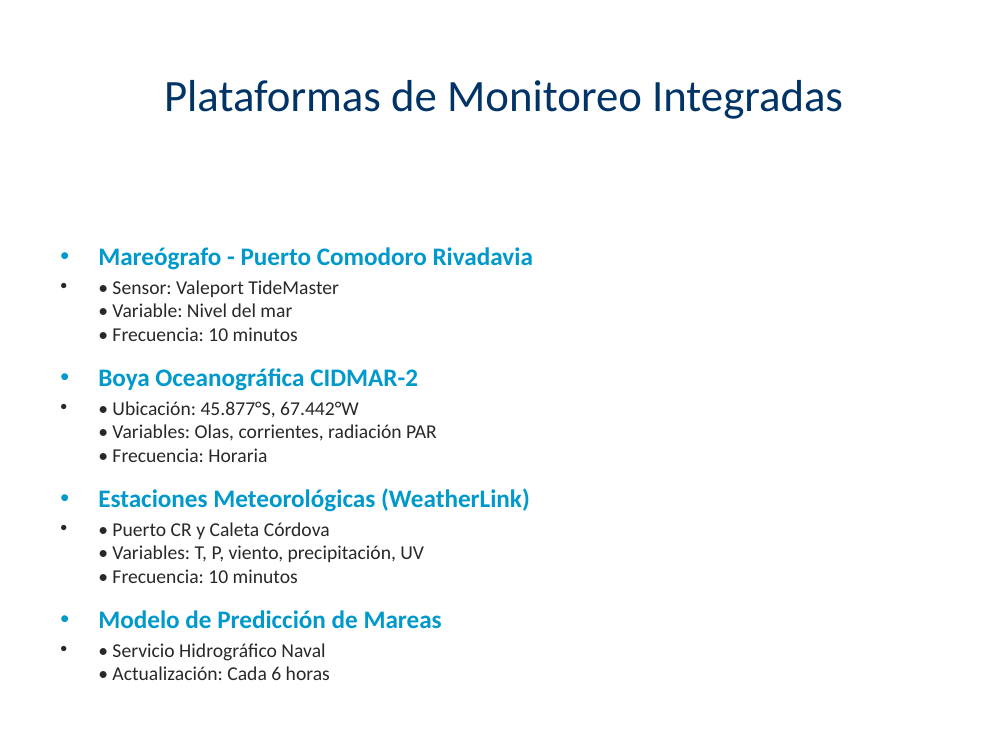
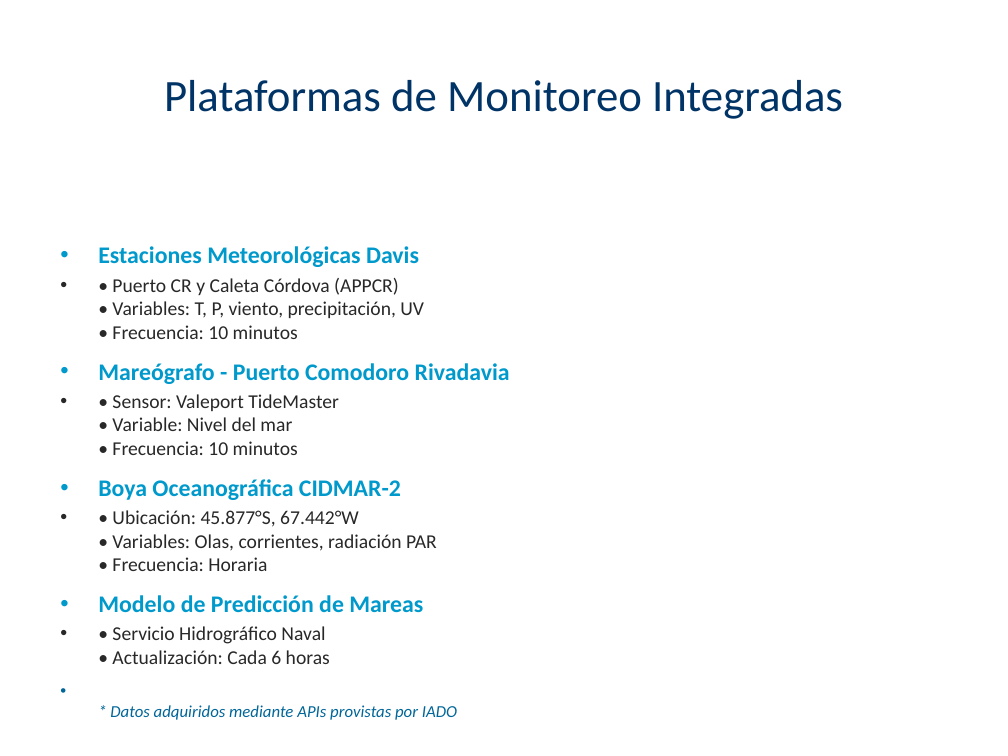
Before and after one commit to pablo27207/services, a slide deck: slide 6 of Presentacion_OOGSJ_XIIJNCM.pptx (slide 5 before the commit). Drawn at 1008x756 pixels with LibreOffice and Linux fonts; fonts in the diff are those of the drawing. Boxes give left, top, right and bottom in pixels: in the first picture for what was removed or moved away, otherwise in the second. Text is boxed around its words. In the diff, an @@ line names an element or a change of style, - is before the commit and + after.

```diff
--- a/Presentacion_OOGSJ_XIIJNCM.pptx
+++ b/Presentacion_OOGSJ_XIIJNCM.pptx
@@ text at bbox=[98, 246, 424, 339]: paragraphs added @@
+• Estaciones Meteorológicas Davis
+• • Puerto CR y Caleta Córdova (APPCR)
+  • Variables: T, P, viento, precipitación, UV
+  • Frecuencia: 10 minutos
@@ text at bbox=[98, 363, 510, 664]: size 18 to 17 pt in "Mareógrafo - Puerto Comodoro Rivadavia", "Boya Oceanográfica CIDMAR-2", "Modelo de Predicción de Mareas"; less space between paragraphs @@
@@ text at bbox=[98, 488, 530, 583]: paragraphs removed @@
-• Estaciones Meteorológicas (WeatherLink)
-• • Puerto CR y Caleta Córdova
-  • Variables: T, P, viento, precipitación, UV
-  • Frecuencia: 10 minutos
@@ text at bbox=[110, 705, 457, 720]: paragraph added @@
+• * Datos adquiridos mediante APIs provistas por IADO
```
Also in this commit, not shown: 11 other slides changed, 3 slides added, 2 slides removed, 1 other file.
